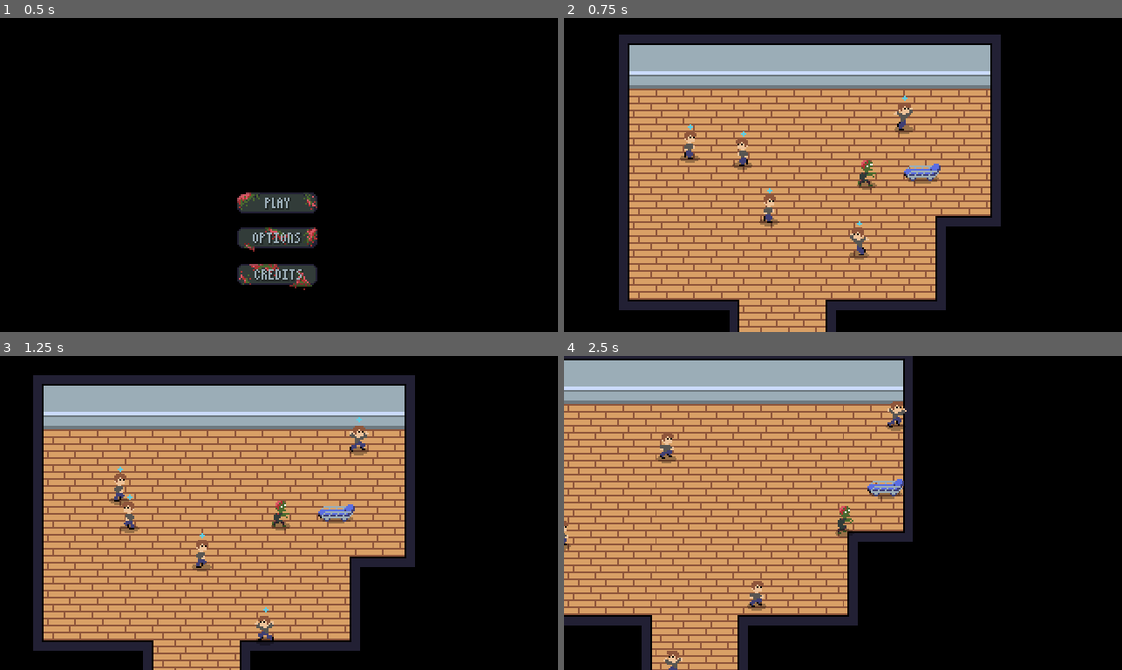
Above: before the commit, frames 1-4 (two rows, left to right).
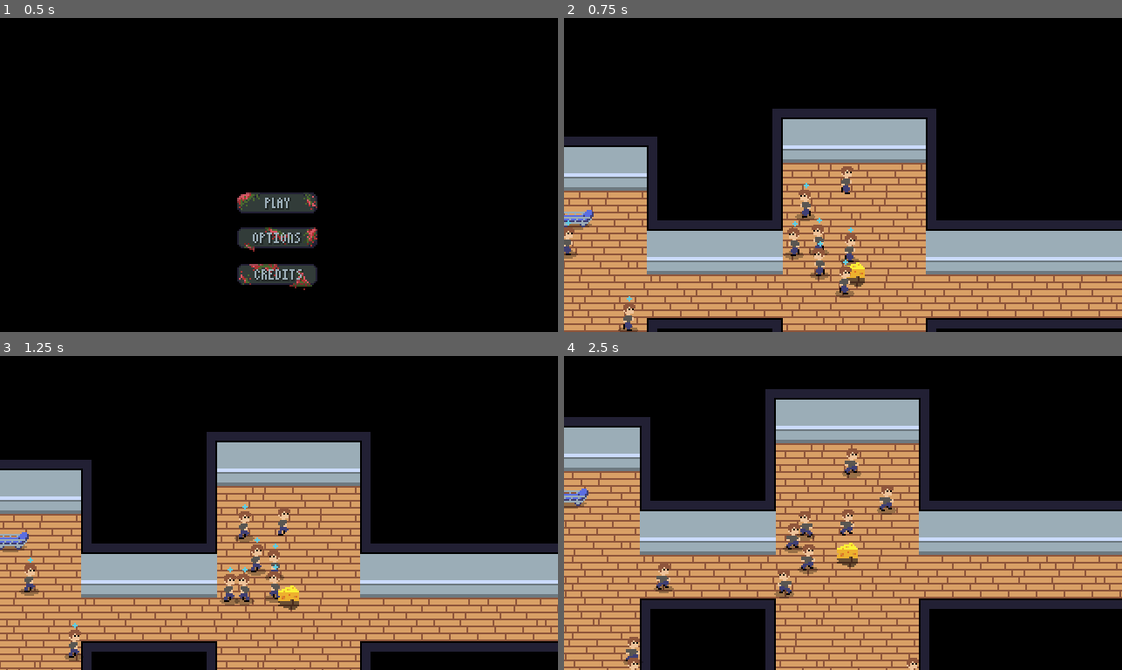
Above: after the commit, the same moments.

Repository: lucasericsson222/gmtk2024
Game: Godot game, scene res://scenes/menu.tscn
Two runs of this game, one before a commit and one after it. Both use one fixed random seed, a clock stepped at 60 frames per second and the inputs below.
Inputs (mouse positions are in pixels of both pictures, inside the frame that each line leads up to):
- Up to frame 1 (0.5 s): no input
- Up to frame 2 (0.75 s): click (843, 203) at 0.5 s
- Up to frame 3 (1.25 s): no input
- Up to frame 4 (2.5 s): tap Enter at 1.25 s; move the mouse to (965, 497) at 1.27 s; hold D (right) 1.28-2.03 s; hold F (throw) 1.28-2.03 s; move the mouse to (731, 528) at 2.02 s; hold S (down) from 2.03 s (still down); tap Shift (clump) at 2.1 s; tap F (throw) at 2.3 s

Frame 1 is identical in both runs. In frame 2, 70% of the frame differs, in the area x 0-100%, y 5-100%; in frame 3, 63%; in frame 4, 67%.

Commit message:
Procedural generation is now the main room, cheese is the infection point, big zombies partially be human on conversion

Diff:
--- /dev/null
+++ b/cheese_human.gd
@@ -0,0 +1,37 @@
+extends CharacterBody2D
+
+
+const SPEED = 20
+
+var zombie_scene = preload("res://scenes/zombie.tscn")
+var dying = false
+
+func _physics_process(delta: float) -> void:
+	if dying:
+		return
+	# Add the gravity.
+	var cheeses = get_tree().get_nodes_in_group("cheese")
+	if cheeses.size() < 1:
+		return
+	var cheese = cheeses[0]
+
+	if (cheese.position - position).length() < 10:
+		cheese.queue_free()
+		$AnimatedSprite2D.animation = "death"
+		dying = true
+
+	var dir = (cheese.position - position).normalized()
+	velocity = dir * SPEED
+
+	$AnimatedSprite2D.flip_h = velocity.x < 0
+
+	move_and_slide()
+
+
+func _on_animated_sprite_2d_animation_finished() -> void:
+	print("HI")
+	if dying:
+		var zombie_instance = zombie_scene.instantiate()
+		zombie_instance.position = position
+		get_parent().add_child(zombie_instance)
+		queue_free()
--- a/procedural.gd
+++ b/procedural.gd
@@ -19,7 +19,11 @@
 var human_scene = preload("res://scenes/human.tscn")
 var bed_scene = preload("res://scenes/bed.tscn")
 var table_scene = preload("res://scenes/table.tscn")
-
+var cheese_scene = preload("res://scenes/cheese.tscn")
+var cheese_human_scene = preload("res://scenes/cheese_human.tscn")
+
+var paused = false
+@onready var pause_menu: Control = $Camera2D/PauseMenu
 
 var rooms: Array[Room] = []
 
@@ -36,14 +40,39 @@
 
 	var start_room = rooms[randi_range(0, rooms.size() - 1)]
 
-	var zombie_instance = zombie_scene.instantiate()
-	add_to_room_random_position(start_room, zombie_instance)
+	var cheese_instance = cheese_scene.instantiate()
+	add_to_room_center(start_room, cheese_instance)
+
+	var cheese_human_instance = cheese_human_scene.instantiate()
+	add_to_room_random_position(start_room, cheese_human_instance)
 
 	calc_distance_from_start(start_room)
 
 	populate_rooms(rooms)
 
 	randomize_floor_tiles()
+
+	AudioManager.play_song(AudioManager.Songs.MAIN)
+
+
+func _input(event: InputEvent) -> void:
+	if event.is_action_pressed("pause"):
+		pauseMenu()
+
+func pauseMenu():
+	paused = !paused
+	AudioManager.play_sfx(AudioManager.SoundEffects.MENU_BUTTON)
+
+	if paused:
+		pause_menu.show()
+		Engine.time_scale = 0
+	else:
+		pause_menu.hide()
+		Engine.time_scale = 1
+
+func add_to_room_center(room: Room, instance: Node2D):
+	instance.position = room.size * 16 / 2 + room.position * 16
+	add_child(instance)
 
 func _draw() -> void:
 	return
@@ -168,15 +197,18 @@
 
 func create_path(left: Vector2i, right: Vector2i):
 
-	var min_x = min(left.x, right.x)
-	var min_y = min(left.y, right.y)
-	var max_x = max(left.x, right.x)
-	var max_y = max(left.y, right.y)
-
-	for i in range(min_x, max_x):
-		set_tile(i, min_y, floor_tile)
-	for j in range(min_y, max_y):
-		set_tile(max_x, j, floor_tile)
+	var current_pos = left
+
+	while current_pos != right:
+		set_tile(current_pos.x, current_pos.y, floor_tile)
+		if right.x > current_pos.x:
+			current_pos.x += 1
+		elif right.y > current_pos.y:
+			current_pos.y += 1
+		elif right.x < current_pos.x:
+			current_pos.x -= 1
+		elif right.y < current_pos.y:
+			current_pos.y -= 1
 
 func get_room_center(room:Room):
 	return room.size / 2 + room.position
--- a/scenes/cheese.tscn
+++ b/scenes/cheese.tscn
@@ -2,5 +2,5 @@
 
 [ext_resource type="Texture2D" uid="uid://0vbcf0b3hum6" path="res://assets/cheese.png" id="1_jofx1"]
 
-[node name="Cheese" type="Sprite2D"]
+[node name="Cheese" type="Sprite2D" groups=["cheese"]]
 texture = ExtResource("1_jofx1")
--- /dev/null
+++ b/scenes/cheese_human.tscn
@@ -0,0 +1,164 @@
+[gd_scene load_steps=24 format=3 uid="uid://mv6v00dqv8md"]
+
+[ext_resource type="Texture2D" uid="uid://bnr8es3y4xvsf" path="res://assets/human_falling.png" id="1_0b1it"]
+[ext_resource type="Script" path="res://cheese_human.gd" id="1_1k0tw"]
+[ext_resource type="Texture2D" uid="uid://c0owr654pqgqm" path="res://assets/human_running.png" id="2_ycn1b"]
+[ext_resource type="Texture2D" uid="uid://cbcy5yji7acqc" path="res://assets/human_walking.png" id="3_iy8fd"]
+
+[sub_resource type="RectangleShape2D" id="RectangleShape2D_cgfgd"]
+size = Vector2(6, 15)
+
+[sub_resource type="AtlasTexture" id="AtlasTexture_qqsy6"]
+atlas = ExtResource("1_0b1it")
+region = Rect2(0, 0, 16, 16)
+
+[sub_resource type="AtlasTexture" id="AtlasTexture_ufmqe"]
+atlas = ExtResource("1_0b1it")
+region = Rect2(16, 0, 16, 16)
+
+[sub_resource type="AtlasTexture" id="AtlasTexture_me8lf"]
+atlas = ExtResource("1_0b1it")
+region = Rect2(32, 0, 16, 16)
+
+[sub_resource type="AtlasTexture" id="AtlasTexture_qqgfv"]
+atlas = ExtResource("1_0b1it")
+region = Rect2(0, 16, 16, 16)
+
+[sub_resource type="AtlasTexture" id="AtlasTexture_qq5cj"]
+atlas = ExtResource("1_0b1it")
+region = Rect2(16, 16, 16, 16)
+
+[sub_resource type="AtlasTexture" id="AtlasTexture_o5l3p"]
+atlas = ExtResource("1_0b1it")
+region = Rect2(32, 16, 16, 16)
+
+[sub_resource type="AtlasTexture" id="AtlasTexture_hcr5t"]
+atlas = ExtResource("1_0b1it")
+region = Rect2(0, 32, 16, 16)
+
+[sub_resource type="AtlasTexture" id="AtlasTexture_4a6su"]
+atlas = ExtResource("1_0b1it")
+region = Rect2(16, 32, 16, 16)
+
+[sub_resource type="AtlasTexture" id="AtlasTexture_rt43t"]
+atlas = ExtResource("2_ycn1b")
+region = Rect2(0, 0, 16, 16)
+
+[sub_resource type="AtlasTexture" id="AtlasTexture_ubvr4"]
+atlas = ExtResource("2_ycn1b")
+region = Rect2(16, 0, 16, 16)
+
+[sub_resource type="AtlasTexture" id="AtlasTexture_urvux"]
+atlas = ExtResource("2_ycn1b")
+region = Rect2(32, 0, 16, 16)
+
+[sub_resource type="AtlasTexture" id="AtlasTexture_jgixk"]
+atlas = ExtResource("2_ycn1b")
+region = Rect2(0, 16, 16, 16)
+
+[sub_resource type="AtlasTexture" id="AtlasTexture_x3ly4"]
+atlas = ExtResource("2_ycn1b")
+region = Rect2(16, 16, 16, 16)
+
+[sub_resource type="AtlasTexture" id="AtlasTexture_r0eb0"]
+atlas = ExtResource("3_iy8fd")
+region = Rect2(0, 0, 16, 16)
+
+[sub_resource type="AtlasTexture" id="AtlasTexture_3i15y"]
+atlas = ExtResource("3_iy8fd")
+region = Rect2(16, 0, 16, 16)
+
+[sub_resource type="AtlasTexture" id="AtlasTexture_860he"]
+atlas = ExtResource("3_iy8fd")
+region = Rect2(0, 16, 16, 16)
+
+[sub_resource type="AtlasTexture" id="AtlasTexture_6rvoe"]
+atlas = ExtResource("3_iy8fd")
+region = Rect2(16, 16, 16, 16)
+
+[sub_resource type="SpriteFrames" id="SpriteFrames_b26n4"]
+animations = [{
+"frames": [{
+"duration": 1.0,
+"texture": SubResource("AtlasTexture_qqsy6")
+}, {
+"duration": 1.0,
+"texture": SubResource("AtlasTexture_ufmqe")
+}, {
+"duration": 1.0,
+"texture": SubResource("AtlasTexture_me8lf")
+}, {
+"duration": 1.0,
+"texture": SubResource("AtlasTexture_qqgfv")
+}, {
+"duration": 1.0,
+"texture": SubResource("AtlasTexture_qq5cj")
+}, {
+"duration": 1.0,
+"texture": SubResource("AtlasTexture_o5l3p")
+}, {
+"duration": 1.0,
+"texture": SubResource("AtlasTexture_hcr5t")
+}, {
+"duration": 1.0,
+"texture": SubResource("AtlasTexture_4a6su")
+}],
+"loop": false,
+"name": &"death",
+"speed": 15.0
+}, {
+"frames": [{
+"duration": 1.0,
+"texture": SubResource("AtlasTexture_rt43t")
+}, {
+"duration": 1.0,
+"texture": SubResource("AtlasTexture_ubvr4")
+}, {
+"duration": 1.0,
+"texture": SubResource("AtlasTexture_urvux")
+}, {
+"duration": 1.0,
+"texture": SubResource("AtlasTexture_jgixk")
+}, {
+"duration": 1.0,
+"texture": SubResource("AtlasTexture_x3ly4")
+}],
+"loop": true,
+"name": &"run",
+"speed": 15.0
+}, {
+"frames": [{
+"duration": 1.0,
+"texture": SubResource("AtlasTexture_r0eb0")
+}, {
+"duration": 1.0,
+"texture": SubResource("AtlasTexture_3i15y")
+}, {
+"duration": 1.0,
+"texture": SubResource("AtlasTexture_860he")
+}, {
+"duration": 1.0,
+"texture": SubResource("AtlasTexture_6rvoe")
+}],
+"loop": true,
+"name": &"walk",
+"speed": 10.0
+}]
+
+[node name="CheeseHuman" type="CharacterBody2D" groups=["camera"]]
+collision_layer = 0
+collision_mask = 0
+script = ExtResource("1_1k0tw")
+
+[node name="CollisionShape2D" type="CollisionShape2D" parent="."]
+position = Vector2(0, 1.5)
+shape = SubResource("RectangleShape2D_cgfgd")
+
+[node name="AnimatedSprite2D" type="AnimatedSprite2D" parent="."]
+position = Vector2(2, 1)
+sprite_frames = SubResource("SpriteFrames_b26n4")
+animation = &"death"
+autoplay = "walk"
+metadata/_edit_lock_ = true
+
+[connection signal="animation_finished" from="AnimatedSprite2D" to="." method="_on_animated_sprite_2d_animation_finished"]
--- a/scenes/procedural.tscn
+++ b/scenes/procedural.tscn
@@ -1,8 +1,9 @@
-[gd_scene load_steps=4 format=3 uid="uid://dogrjobrdai5g"]
+[gd_scene load_steps=5 format=3 uid="uid://dogrjobrdai5g"]
 
 [ext_resource type="Script" path="res://procedural.gd" id="1_e3dp6"]
 [ext_resource type="PackedScene" uid="uid://ddeaamttq2dme" path="res://scenes/Tileset.tscn" id="2_3yf7s"]
 [ext_resource type="Script" path="res://scripts/camera.gd" id="4_bix7j"]
+[ext_resource type="PackedScene" uid="uid://b5aojrrsh38gw" path="res://scenes/pause_menu.tscn" id="4_s71r2"]
 
 [node name="Procedural" type="Node2D"]
 y_sort_enabled = true
@@ -13,3 +14,7 @@
 [node name="Camera2D" type="Camera2D" parent="."]
 position_smoothing_enabled = true
 script = ExtResource("4_bix7j")
+
+[node name="PauseMenu" parent="Camera2D" instance=ExtResource("4_s71r2")]
+visible = false
+z_index = 10
--- a/scenes/super_zombie.tscn
+++ b/scenes/super_zombie.tscn
@@ -209,7 +209,7 @@
 radius = 5.0
 height = 26.0
 
-[node name="SuperZombie" type="CharacterBody2D" groups=["zombie"]]
+[node name="SuperZombie" type="CharacterBody2D" groups=["camera", "zombie"]]
 collision_mask = 8
 script = ExtResource("1_ubvri")
 
@@ -233,7 +233,8 @@
 animated_sprite = NodePath("../AnimatedSprite2D")
 immunity_timeout = 0.1
 has_bloody_conversions = false
-number_of_conversions = 4.0
+number_of_conversions = 5.0
+zombies_are_randomly_human = true
 
 [node name="CollisionShape2D" type="CollisionShape2D" parent="ConversionComponent"]
 position = Vector2(0, 3)
--- a/scenes/zombie.tscn
+++ b/scenes/zombie.tscn
@@ -199,7 +199,7 @@
 [sub_resource type="CircleShape2D" id="CircleShape2D_asi6f"]
 radius = 22.0
 
-[node name="Zombie" type="CharacterBody2D" groups=["throwable_zombie", "zombie"]]
+[node name="Zombie" type="CharacterBody2D" groups=["camera", "throwable_zombie", "zombie"]]
 y_sort_enabled = true
 collision_mask = 8
 script = ExtResource("1_r6vr2")
--- a/scripts/camera.gd
+++ b/scripts/camera.gd
@@ -1,17 +1,13 @@
 extends Camera2D
 
 var fade_out_scene = preload("res://scenes/fade_to_black.tscn")
-
-# Called when the node enters the scene tree for the first time.
-func _ready() -> void:
-	pass # Replace with function body.
 
 var skip = false
 # Called every frame. 'delta' is the elapsed time since the previous frame.
 func _process(_delta: float) -> void:
 	if skip:
 		return
-	var zombies = get_tree().get_nodes_in_group("zombie")
+	var zombies = get_tree().get_nodes_in_group("camera")
 	if zombies.size() == 0:
 		var outro_timer = Timer.new()
 		outro_timer.wait_time = 2
@@ -29,8 +25,15 @@
 	for z in zombies:
 		average_position += z.position
 	average_position /= zombies.size()
-	self.position = average_position
+	if (average_position - position).length() > 200:
+		position_smoothing_enabled = false
+	else:
+		position_smoothing_enabled = true
+	position = average_position
 	#self.position = Vector2(floor(average_position.x), floor(average_position.y))
+
+
+
 
 func _on_outro_timeout():
 	get_tree().change_scene_to_file("res://scenes/game_over.tscn")
--- a/scripts/conversion_component.gd
+++ b/scripts/conversion_component.gd
@@ -7,7 +7,10 @@
 @export var blood_color: Color
 @export var has_bloody_conversions = true
 @export var number_of_conversions: float = 1
+@export var zombies_are_randomly_human = false
 var spawn_offset_distance = 5
+
+#var human_scene = preload("res://scenes/human.tscn")
 
 var dying = false
 var just_converted = true
@@ -51,6 +54,10 @@
 		for i in range(0, number_of_conversions):
 			var offset = Vector2(1, 0).rotated(i * 360 / number_of_conversions) * spawn_offset_distance
 			var converted_instance = converted_scene.instantiate()
+			if zombies_are_randomly_human:
+				if randi_range(0, 1) == 0:
+					var human_scene = load("res://scenes/human.tscn")
+					converted_instance = human_scene.instantiate()
 			converted_instance.position = center_position + offset
 			get_parent().get_parent().add_child(converted_instance)
 		get_parent().queue_free()
--- a/scripts/menu.gd
+++ b/scripts/menu.gd
@@ -10,7 +10,7 @@
 func _on_play_pressed() -> void:
 	AudioManager.play_sfx(AudioManager.SoundEffects.MENU_BUTTON)
 	GlobalVars.main_menu_music_playing = false
-	get_tree().change_scene_to_file("res://scenes/world.tscn")
+	get_tree().change_scene_to_file("res://scenes/procedural.tscn")
 
 
 func _on_options_pressed() -> void:
--- a/scripts/syringe_laser.gd
+++ b/scripts/syringe_laser.gd
@@ -3,9 +3,9 @@
 @export var is_flipped = false
 
 func _on_animated_sprite_2d_animation_finished() -> void:
-    queue_free()
+	queue_free()
 
 func _ready():
-    $AnimatedSprite2D.flip_h = is_flipped
-    if is_flipped:
-        $CollisionPolygon2D.scale *= -1
+	$AnimatedSprite2D.flip_h = is_flipped
+	if is_flipped:
+		$CollisionPolygon2D.scale *= -1
